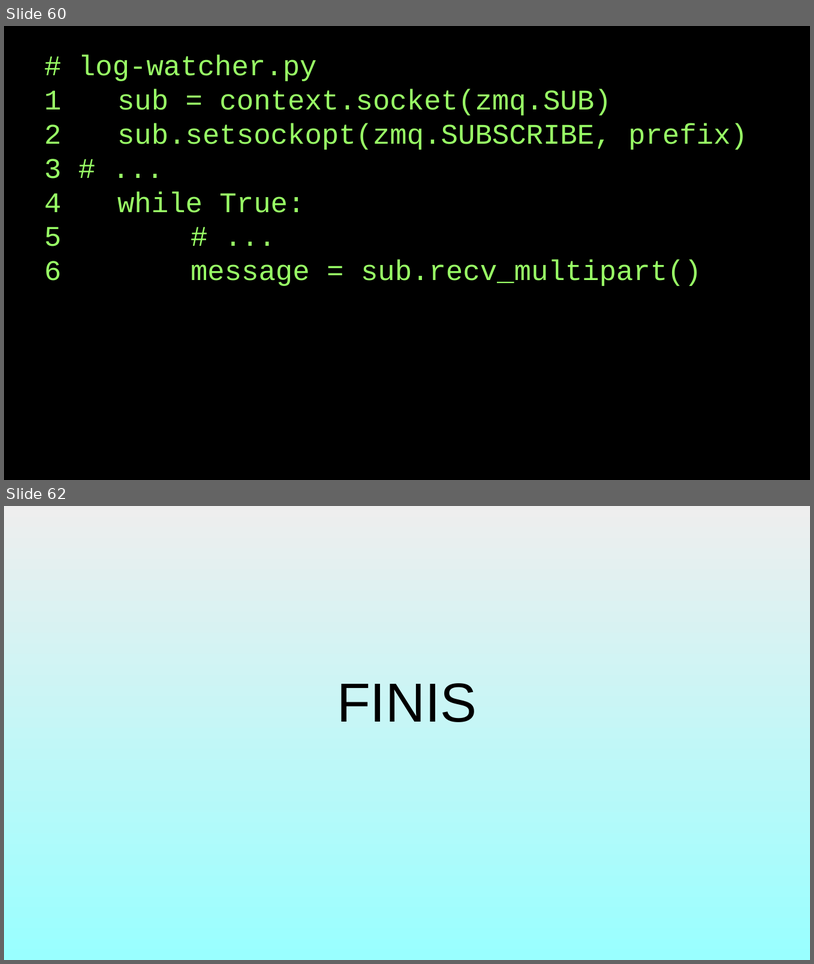
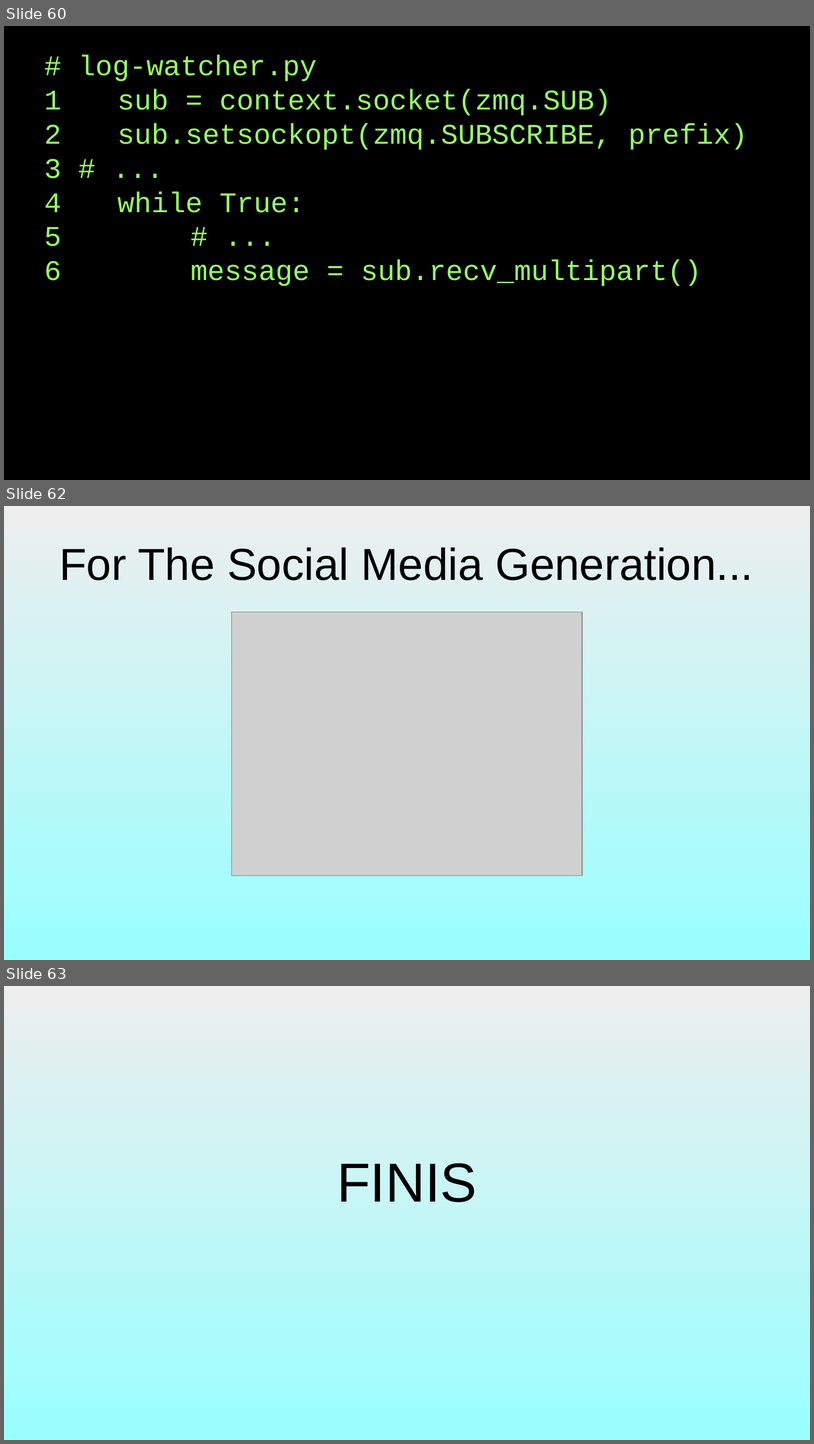
Before and after one commit to dllaurence/zeromq-presentation, a slide deck: presentation.odp. Shown one above the other, each under a label of ours: slides 60 and 62 before the commit, slides 60, 62 and 63 after it; the slides between them are not shown. The pictures are 814x964 and 814x1444 pixels, drawn with LibreOffice and Linux fonts; fonts in the diff are those of the drawing; grey boxes stand for pictures. Boxes give left, top, right and bottom in pixels: in the first picture for what was removed or moved away, otherwise in the second. Text is boxed around its words. In the diff, an @@ line names an element or a change of style, - is before the commit and + after.

```diff
--- a/presentation.odp
+++ b/presentation.odp
@@ slide 62 added at bbox=[4, 506, 810, 960], background gradient #EEEEEE to #99FFFF @@
@@ title added at bbox=[59, 547, 753, 580], 44 pt, text #000000 @@
+For The Social Media Generation...
@@ picture added at bbox=[231, 612, 582, 876] @@
@@ what was slide 62 is now slide 63 @@
```
Also in this commit, not shown: 3 slides changed.
